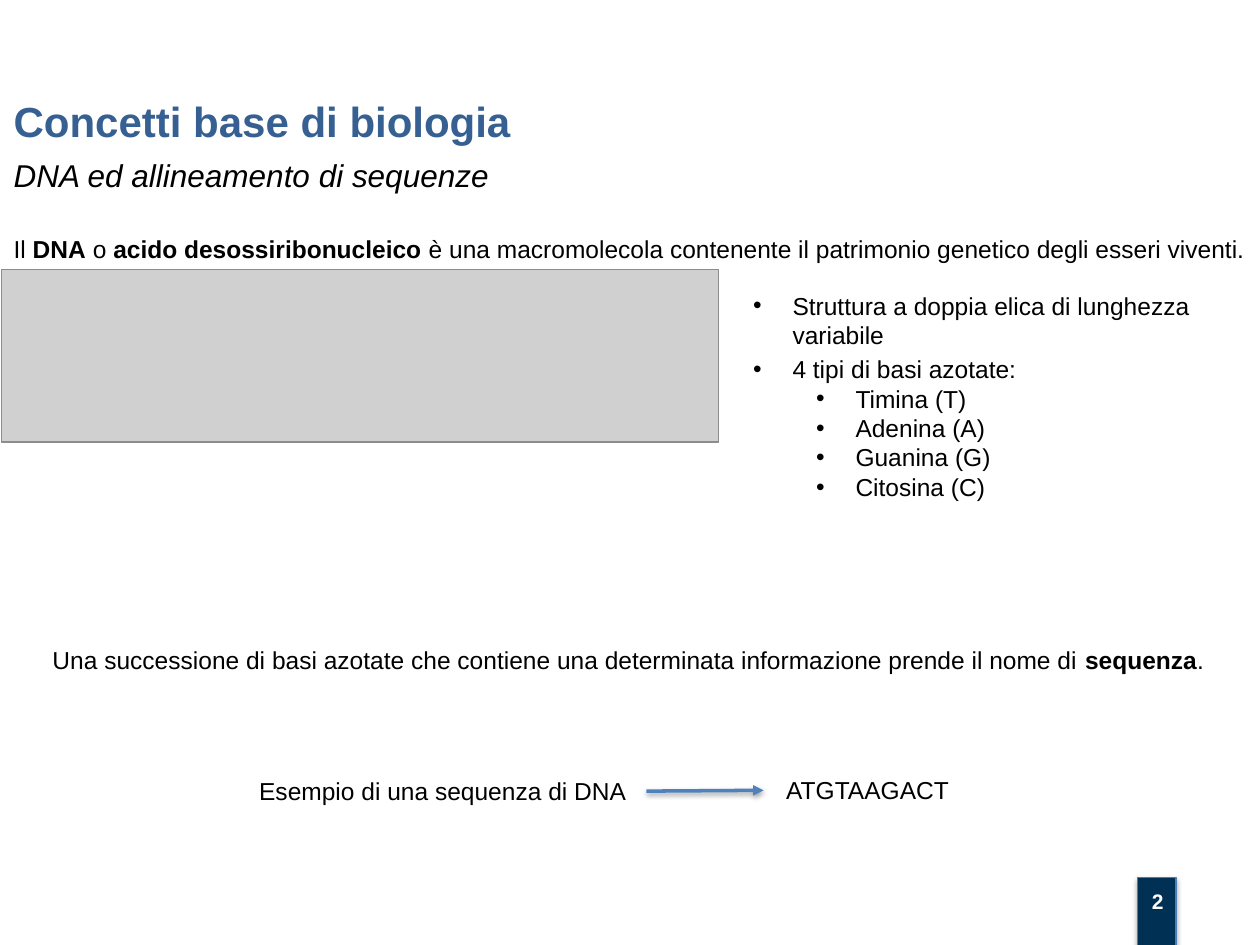
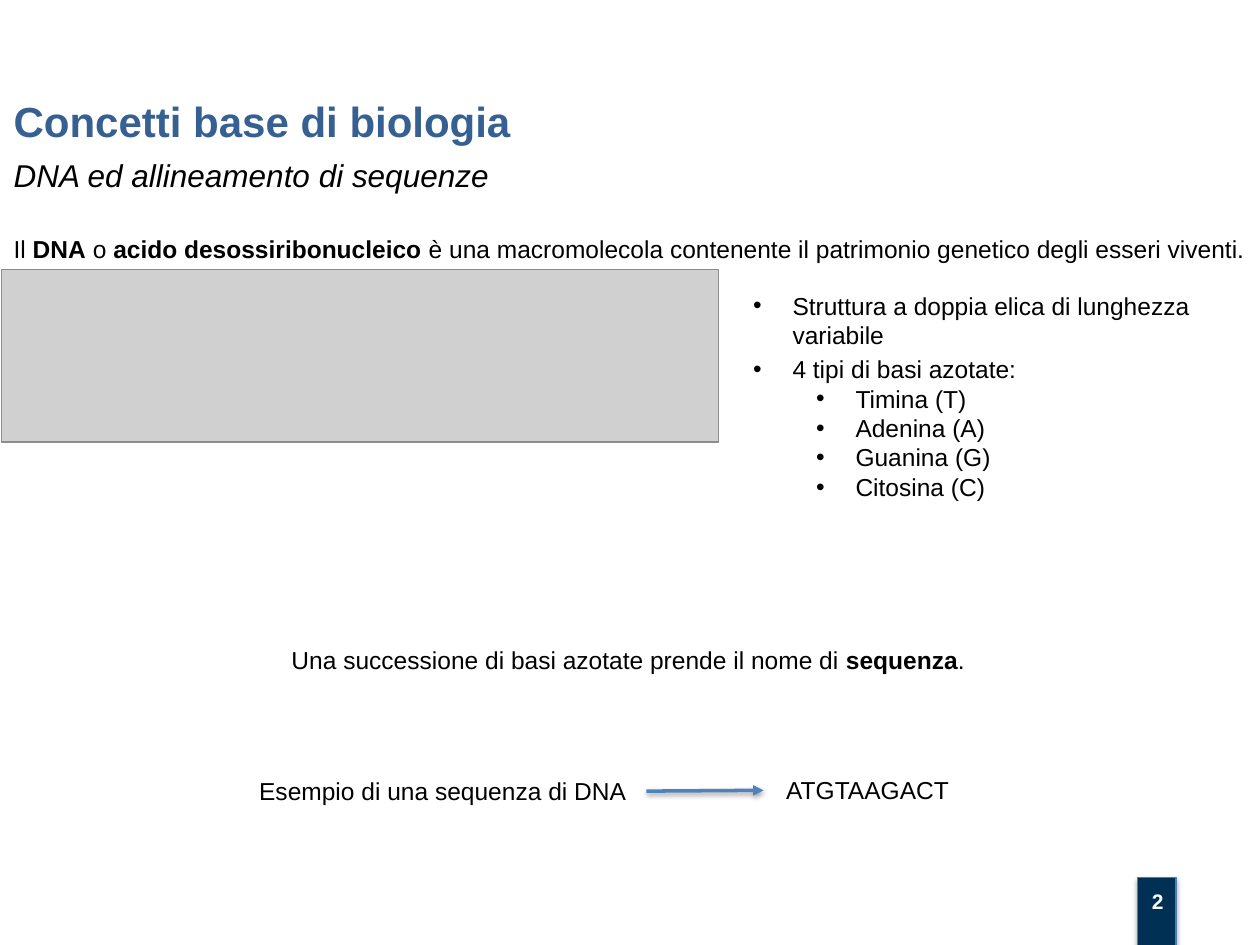
Before and after one commit to mtortoli/Thesis, a slide deck: slide 2 of Discussione Laurea/Slides.pptx. Drawn at 1260x945 pixels with LibreOffice and Linux fonts; fonts in the diff are those of the drawing; grey boxes stand for pictures; background and template pictures are left out. Boxes give left, top, right and bottom in pixels: in the first picture for what was removed or moved away, otherwise in the second. Text is boxed around its words. In the diff, an @@ line names an element or a change of style, - is before the commit and + after.

```diff
--- a/Discussione Laurea/Slides.pptx
+++ b/Discussione Laurea/Slides.pptx
@@ text at (291,651,965,674): text changed @@
-Una successione di basi azotate che contiene una determinata informazione prende il nome di sequenza.
+Una successione di basi azotate prende il nome di sequenza.
```
Also in this commit, not shown: 1 other slide changed, 3 slides added, 1 other file.
